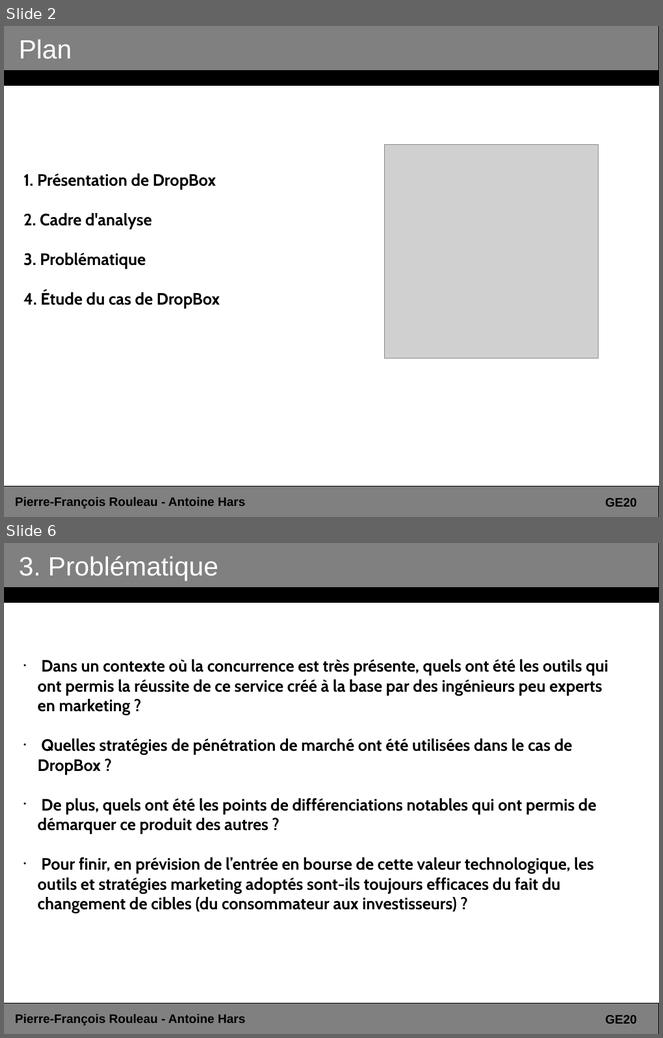
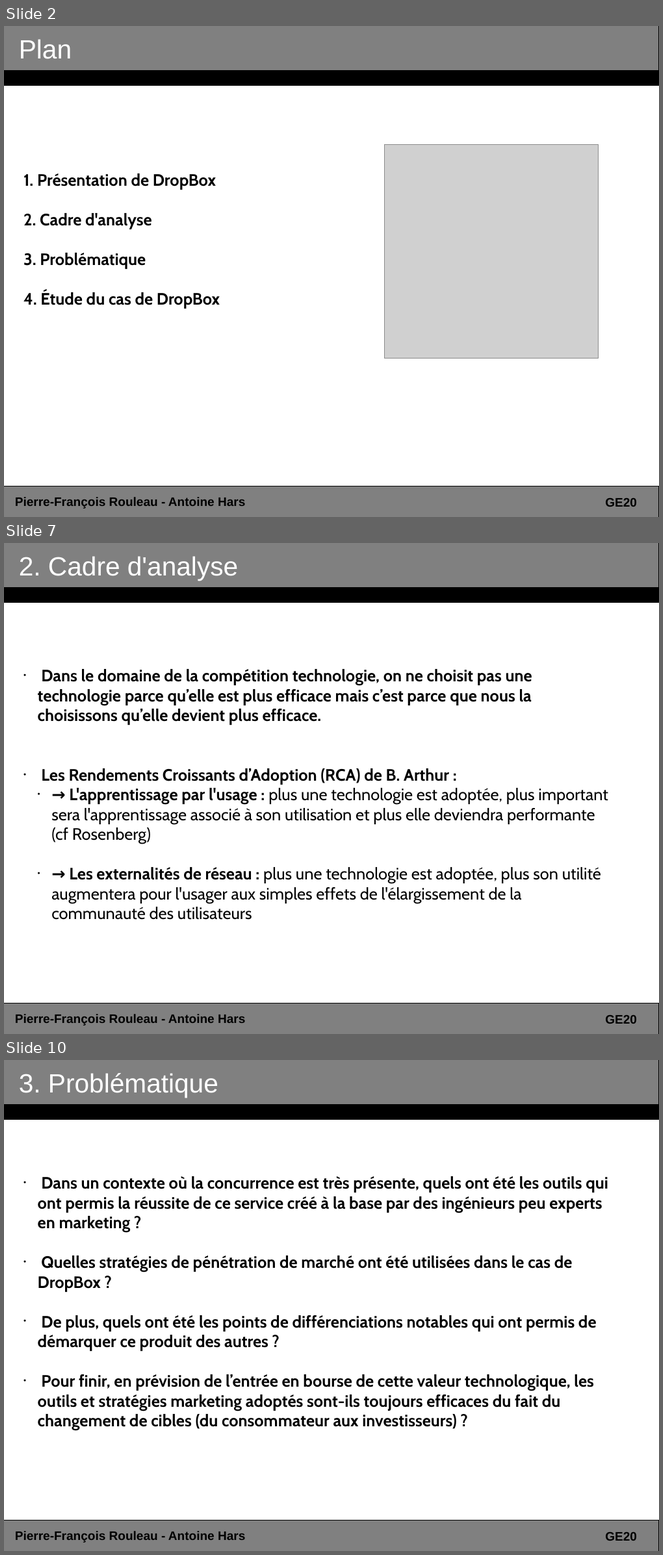
Before and after one commit to ahars/ge20, a slide deck: presentation_dropbox.odp. Shown one above the other, each under a label of ours: slides 2 and 6 before the commit, slides 2, 7 and 10 after it; the slides between them are not shown. The pictures are 663x1038 and 663x1555 pixels, drawn with LibreOffice and Linux fonts; fonts in the diff are those of the drawing; grey boxes stand for pictures. Boxes give left, top, right and bottom in pixels: in the first picture for what was removed or moved away, otherwise in the second. Text is boxed around its words. In the diff, an @@ line names an element or a change of style, - is before the commit and + after.

```diff
--- a/presentation_dropbox.odp
+++ b/presentation_dropbox.odp
@@ slide 7 added at (4, 543, 659, 1034), background #FFFFFF @@
@@ rectangle added at (4, 543, 659, 602), fill #808080, outline #000000 0 pt @@
@@ title added at (19, 556, 238, 581), 32 pt, text #FFFFFF @@
+2. Cadre d'analyse
@@ rectangle added at (4, 588, 659, 602), fill #000000, outline #000000 0 pt @@
@@ subtitle added at (38, 669, 608, 920), 20 pt, text #000000, bold @@
+• Dans le domaine de la compétition technologie, on ne choisit pas une technologie parce qu’elle est plus efficace mais c’est parce que nous la choisissons qu’elle devient plus efficace.
+• Les Rendements Croissants d’Adoption (RCA) de B. Arthur :
+  • → L'apprentissage par l'usage : plus une technologie est adoptée, plus important sera l'apprentissage associé à son utilisation et plus elle deviendra performante (cf Rosenberg)
+  • → Les externalités de réseau : plus une technologie est adoptée, plus son utilité augmentera pour l'usager aux simples effets de l'élargissement de la communauté des utilisateurs
@@ rectangle added at (4, 1004, 659, 1034), fill #808080, outline #000000 0 pt @@
@@ text added at (15, 1014, 245, 1026), 15 pt, text #000000, bold @@
+Pierre-François Rouleau - Antoine Hars
@@ text added at (605, 1016, 637, 1024), 15 pt, text #000000, bold @@
+GE20
@@ what was slide 6 is now slide 10 @@
```
Also in this commit, not shown: 4 slides changed, 4 other slides added.
